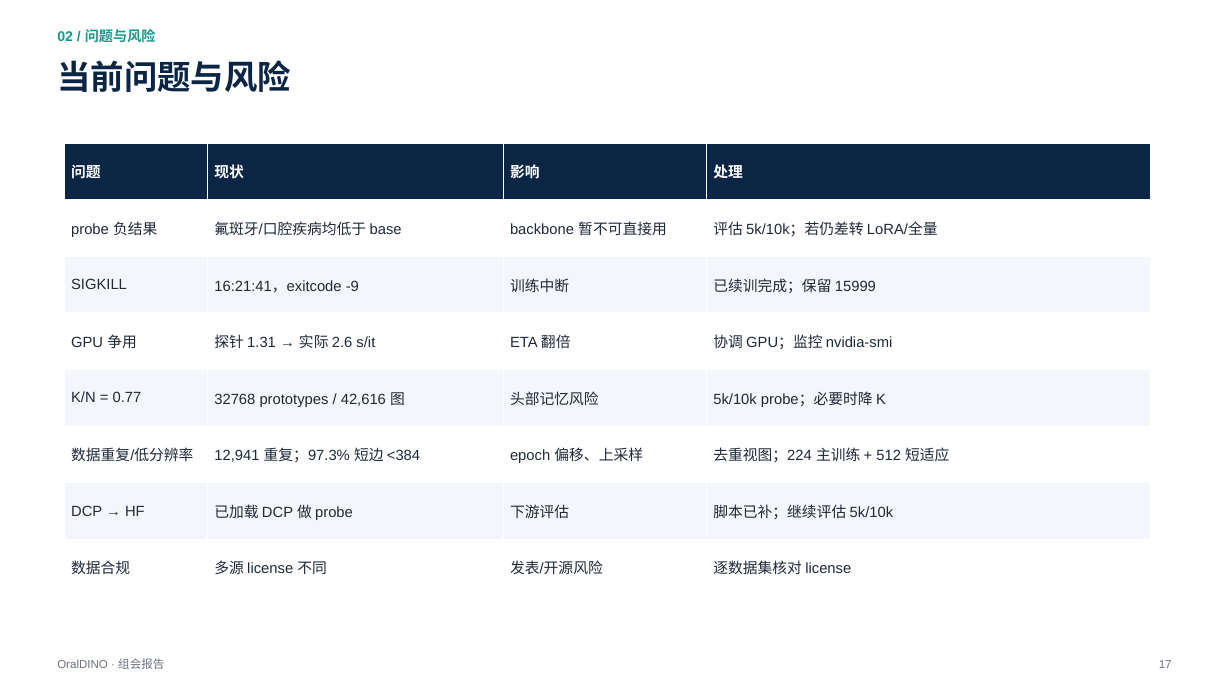
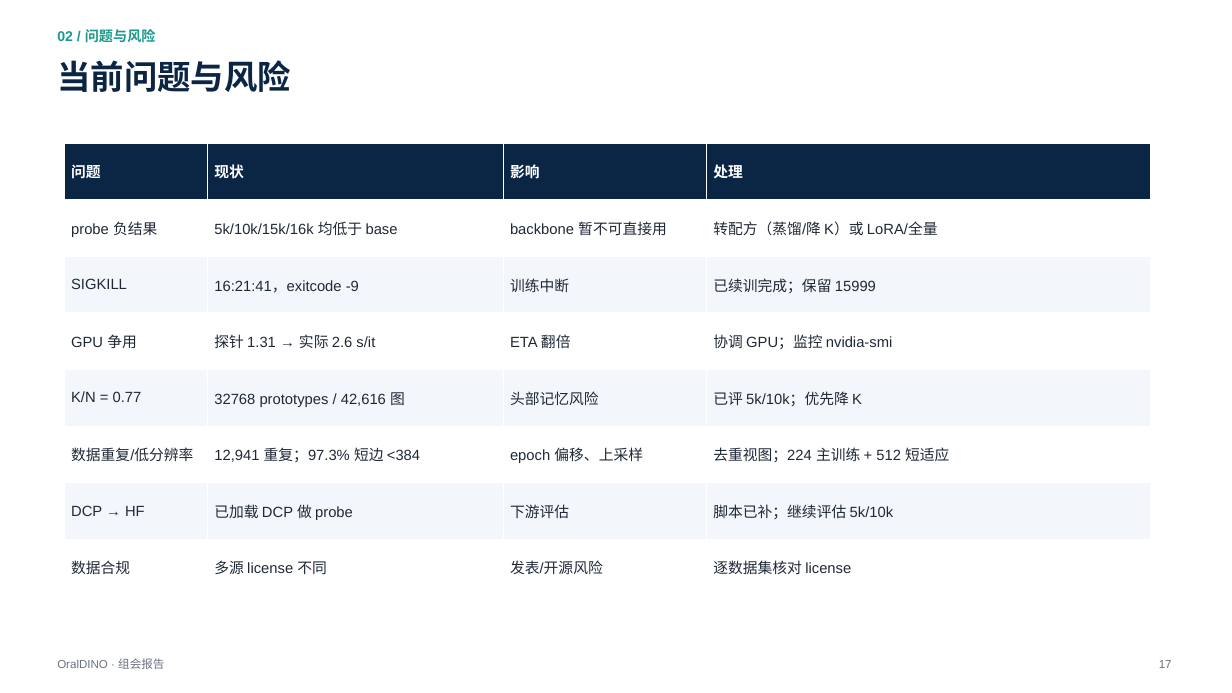
Before and after one commit to XiaoHG/MRG-05-Tooth-Seg, a slide deck: slide 17 of group-meeting/20261111/OralDINO_group_meeting_20261111.pptx. Drawn at 1232x693 pixels with LibreOffice and Linux fonts; fonts in the diff are those of the drawing. Boxes give left, top, right and bottom in pixels: in the first picture for what was removed or moved away, otherwise in the second. Text is boxed around its words. In the diff, an @@ line names an element or a change of style, - is before the commit and + after.

```diff
--- a/group-meeting/20261111/OralDINO_group_meeting_20261111.pptx
+++ b/group-meeting/20261111/OralDINO_group_meeting_20261111.pptx
@@ table at [65,143,1151,596] @@
-row 2, column 2: 氟斑牙/口腔疾病均低于 base
+row 2, column 2: 5k/10k/15k/16k 均低于 base
-row 2, column 4: 评估 5k/10k；若仍差转 LoRA/全量
+row 2, column 4: 转配方（蒸馏/降 K）或 LoRA/全量
-row 5, column 4: 5k/10k probe；必要时降 K
+row 5, column 4: 已评 5k/10k；优先降 K
```
Also in this commit, not shown: 5 other slides changed, 4 other files.
